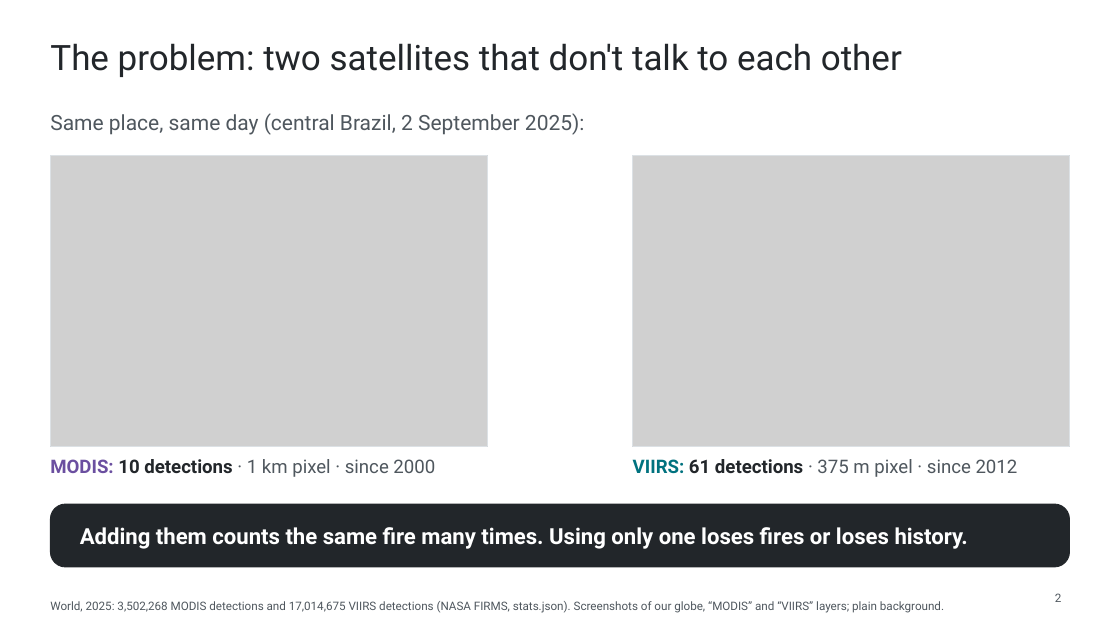
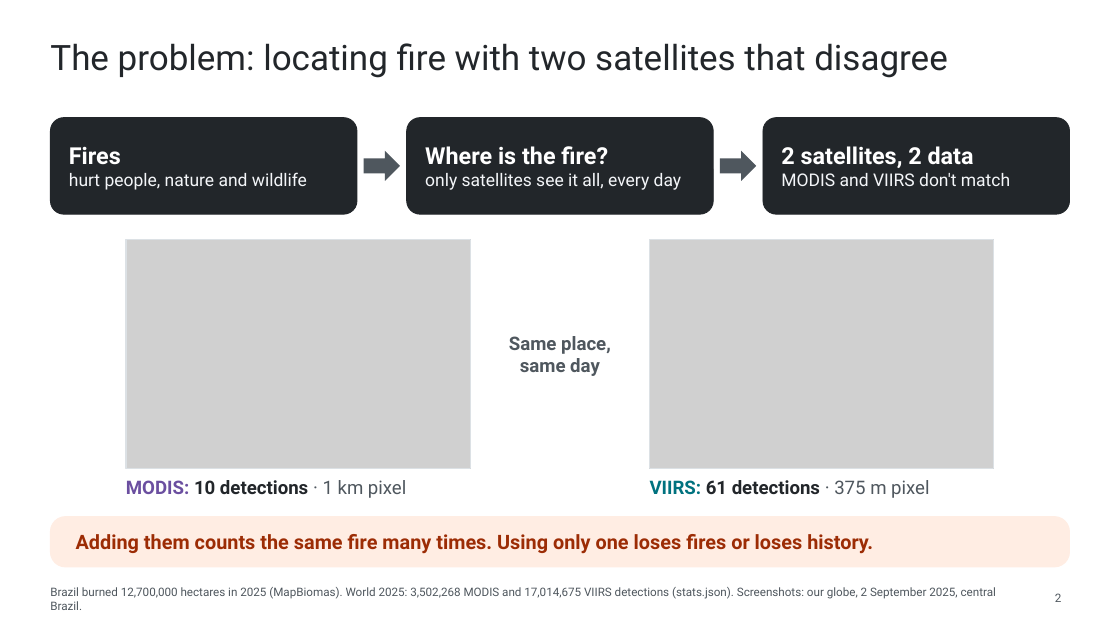
Before and after one commit to WednyFernandes/de-olho-no-fogo, a slide deck: slide 2 of public/apresentacao/de-olho-no-fogo-space-apps-2026-en.pptx. Drawn at 1120x630 pixels with LibreOffice and Linux fonts; fonts in the diff are those of the drawing; grey boxes stand for pictures. Boxes give left, top, right and bottom in pixels: in the first picture for what was removed or moved away, otherwise in the second. Text is boxed around its words. In the diff, an @@ line names an element or a change of style, - is before the commit and + after.

```diff
--- a/public/apresentacao/de-olho-no-fogo-space-apps-2026-en.pptx
+++ b/public/apresentacao/de-olho-no-fogo-space-apps-2026-en.pptx
@@ title at [50, 43, 948, 78]: text changed @@
-The problem: two satellites that don't talk to each other
+The problem: locating fire with two satellites that disagree
@@ rounded rectangle added at [50, 118, 357, 214], fill #22262A, outline #22262A 0.75 pt @@
@@ rounded rectangle added at [407, 118, 713, 214], fill #22262A, outline #22262A 0.75 pt @@
@@ rounded rectangle added at [763, 118, 1070, 214], fill #22262A, outline #22262A 0.75 pt @@
@@ text added at [69, 146, 307, 190], 15 pt, text #F4F6F9 @@
+Fires
+hurt people, nature and wildlife
@@ text added at [425, 146, 682, 190], 15 pt, text #F4F6F9 @@
+Where is the fire?
+only satellites see it all, every day
@@ text added at [781, 146, 1010, 186], 15 pt, text #F4F6F9 @@
+2 satellites, 2 data
+MODIS and VIIRS don't match
@@ right arrow added at [364, 150, 400, 181], fill #4F575E @@
@@ right arrow added at [720, 150, 756, 181], fill #4F575E @@
@@ picture: place and size @@
-picture at [50, 155, 487, 446]
+picture at [126, 239, 471, 469]
@@ rectangle: place and size @@
-rectangle at [50, 155, 487, 446]
+rectangle at [126, 239, 471, 469]
@@ picture: place and size @@
-picture at [633, 155, 1070, 446]
+picture at [649, 239, 994, 469]
@@ rectangle: place and size @@
-rectangle at [633, 155, 1070, 446]
+rectangle at [649, 239, 994, 469]
@@ text "Same place," at [509, 336, 611, 376]: vertical alignment top to middle @@
@@ text at [509, 336, 611, 376]: text changed; size 18 to 16 pt; bold on @@
-Same place, same day (central Brazil, 2 September 2025):
+Same place,
+same day
@@ text at [126, 480, 406, 498]: text changed; text colour #4F575E to #22262A; bold on @@
-MODIS: 10 detections · 1 km pixel · since 2000
+MODIS: 10 detections · 1 km pixel
@@ text at [650, 480, 929, 498]: text changed; text colour #4F575E to #22262A; bold on @@
-VIIRS: 61 detections · 375 m pixel · since 2012
+VIIRS: 61 detections · 375 m pixel
@@ rounded rectangle: place and size @@
-rounded rectangle at [50, 504, 1070, 567]
+rounded rectangle at [50, 517, 1070, 567]
@@ rounded rectangle at [50, 517, 1070, 567]: fill #22262A to #FFEDE3; outline #22262A 0.75 pt to #FFEDE3 0.75 pt; proportions changed @@
@@ text "Adding them counts the same ...": place and size @@
-text "Adding them counts the same ..." at [80, 527, 968, 549]
+text "Adding them counts the same ..." at [76, 534, 873, 554]
@@ text "Adding them counts the same ..." at [76, 534, 873, 554]: size 19 to 17 pt, text colour #FFFFFF to #9C2C05 @@
@@ text at [50, 587, 996, 610]: text changed @@
-World, 2025: 3,502,268 MODIS detections and 17,014,675 VIIRS detections (NASA FIRMS, stats.json). Screenshots of our globe, “MODIS” and “VIIRS” layers; plain background.
+Brazil burned 12,700,000 hectares in 2025 (MapBiomas). World 2025: 3,502,268 MODIS and 17,014,675 VIIRS detections (stats.json). Screenshots: our globe, 2 September 2025, central Brazil.
```
Also in this commit, not shown: 1 other slide changed, 4 other files.
